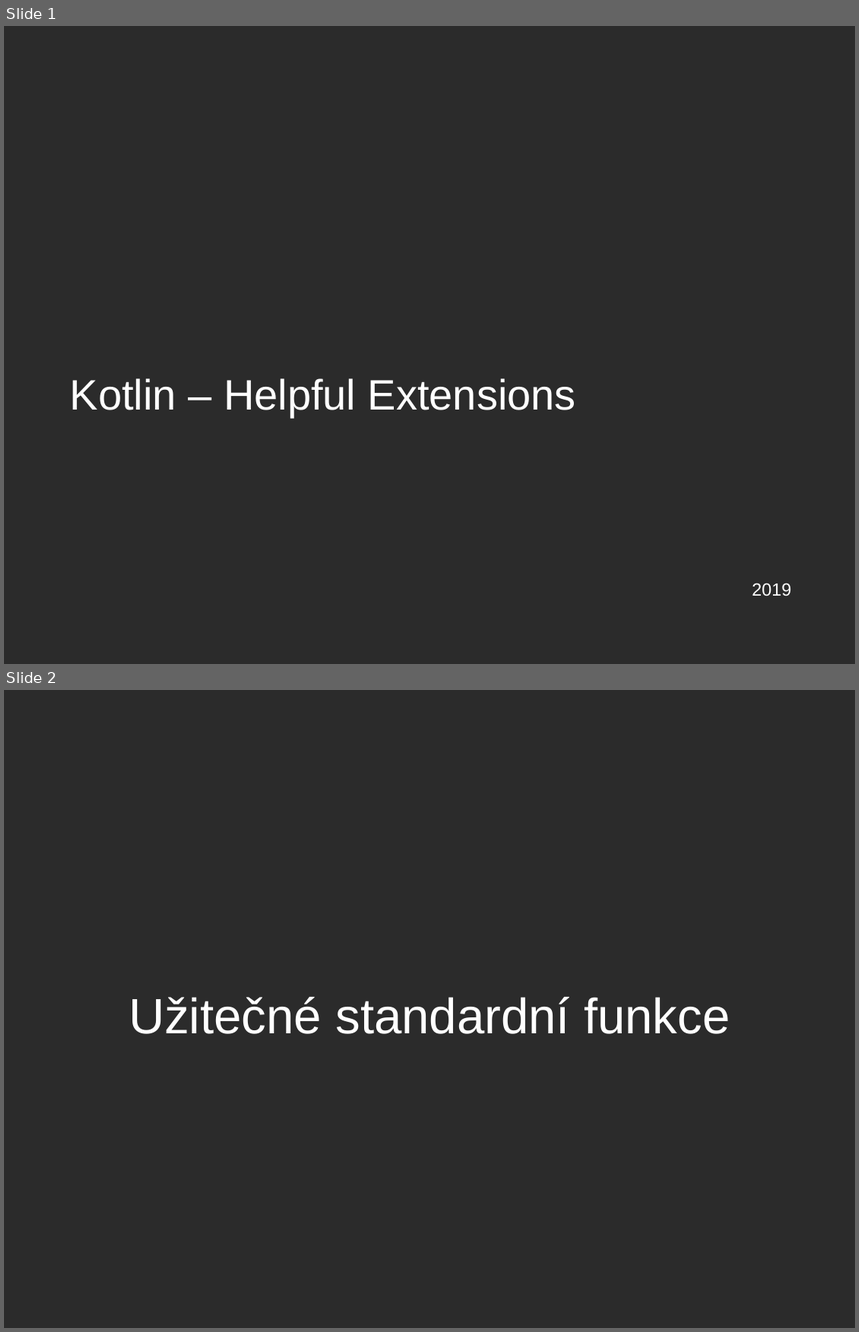
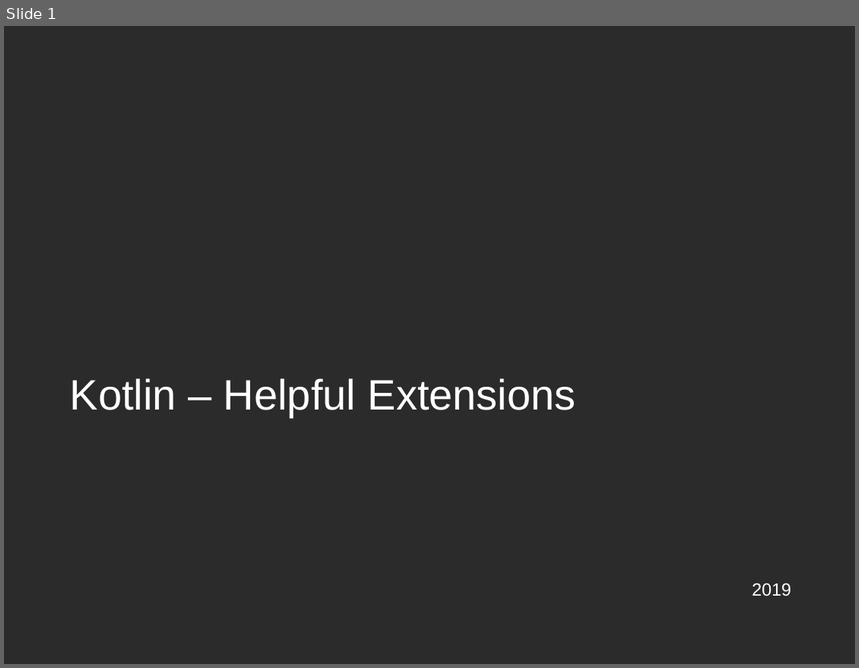
Before and after one commit to rokusjar/KotlinSkoleni, a slide deck: slides/Kotlin - 5. Helpful Extensions.pptx. Shown one above the other, each under a label of ours: slides 1 and 2 before the commit, slide 1 after it. The pictures are 859x1332 and 859x668 pixels, drawn with LibreOffice and Linux fonts; fonts in the diff are those of the drawing; background and template pictures are left out; a plain dark background stands for a picture behind light text. Boxes give left, top, right and bottom in pixels: in the first picture for what was removed or moved away, otherwise in the second. Text is boxed around its words. In the diff, an @@ line names an element or a change of style, - is before the commit and + after.

```diff
--- a/slides/Kotlin - 5. Helpful Extensions.pptx
+++ b/slides/Kotlin - 5. Helpful Extensions.pptx
@@ slide 2 removed at bbox=[4, 690, 855, 1328], background picture (left out) @@
@@ title removed at bbox=[129, 997, 730, 1034] @@
-Užitečné standardní funkce
```
Also in this commit, not shown: 3 other slides changed, 3 slides added, 4 other slides removed.
